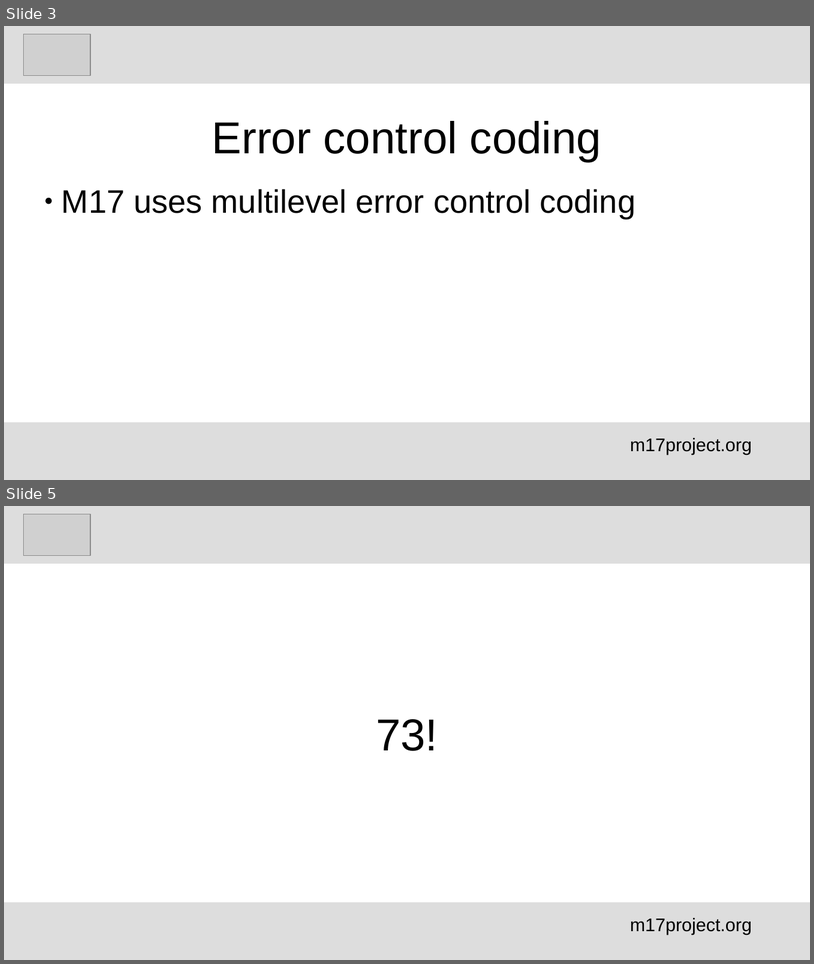
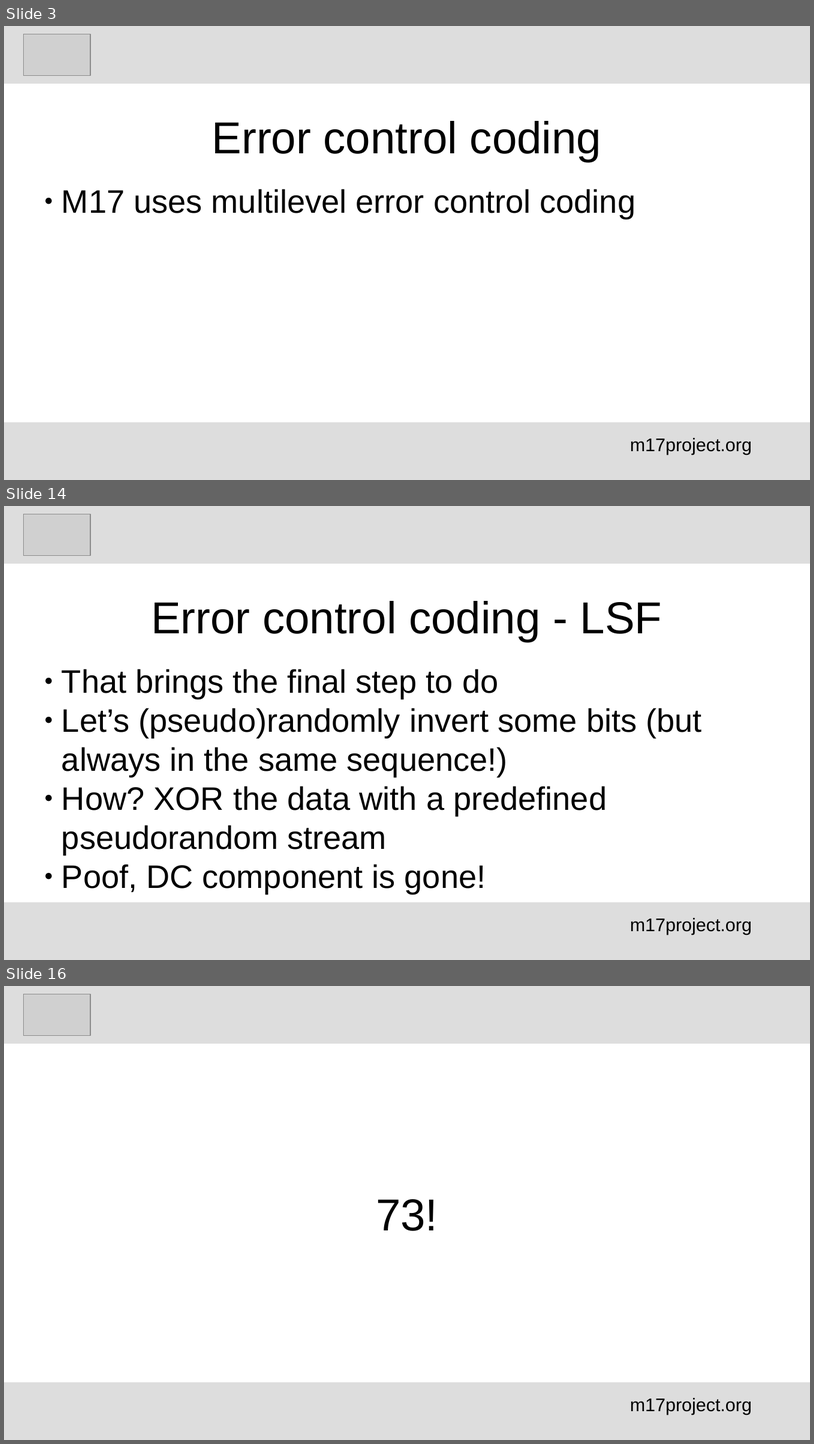
Before and after one commit to M17-Project/M17_education, a slide deck: English/M17_error control_schemes_en.odp. Shown one above the other, each under a label of ours: slides 3 and 5 before the commit, slides 3, 14 and 16 after it; the slides between them are not shown. The pictures are 814x964 and 814x1444 pixels, drawn with LibreOffice and Linux fonts; fonts in the diff are those of the drawing; grey boxes stand for pictures. Boxes give left, top, right and bottom in pixels: in the first picture for what was removed or moved away, otherwise in the second. Text is boxed around its words. In the diff, an @@ line names an element or a change of style, - is before the commit and + after.

```diff
--- a/English/M17_error control_schemes_en.odp
+++ b/English/M17_error control_schemes_en.odp
@@ slide 14 added at (x1=4, y1=506, x2=810, y2=960), background #FFFFFF @@
@@ rectangle added at (x1=4, y1=506, x2=810, y2=564), fill #DDDDDD @@
@@ picture added at (x1=23, y1=514, x2=90, y2=556) @@
@@ title added at (x1=151, y1=601, x2=663, y2=642), 44 pt, text #000000 @@
+Error control coding - LSF
@@ subtitle added at (x1=62, y1=669, x2=702, y2=894), 32 pt, text #000000 @@
+● That brings the final step to do
+● Let’s (pseudo)randomly invert some bits (but always in the same sequence!)
+● How? XOR the data with a predefined pseudorandom stream
+● Poof, DC component is gone!
@@ rectangle added at (x1=4, y1=902, x2=810, y2=960), fill #DDDDDD @@
@@ text added at (x1=630, y1=918, x2=752, y2=934), 18 pt, text #000000 @@
+m17project.org
@@ what was slide 5 is now slide 16 @@
```
Also in this commit, not shown: 2 slides changed, 10 other slides added, 1 other file.
